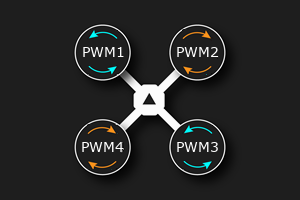
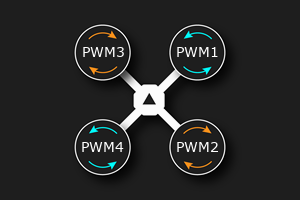
Revision of a layered 300 x 200 image; what changed, layer by layer:
renamed "PWM1" to "#1 / #5", moved it above "#2 / #6", painted on it over left=117, top=47, right=124, bottom=57
renamed "PWM2 #1" to "#2 / #6", moved it above "#3 / #7", painted on it over left=211, top=47, right=218, bottom=57
renamed "PWM3" to "#3 / #7", painted on it over left=211, top=142, right=218, bottom=152
showed "2.png" over left=87, top=29, right=220, bottom=170
hid "2inv.xcf" over left=87, top=29, right=220, bottom=170
